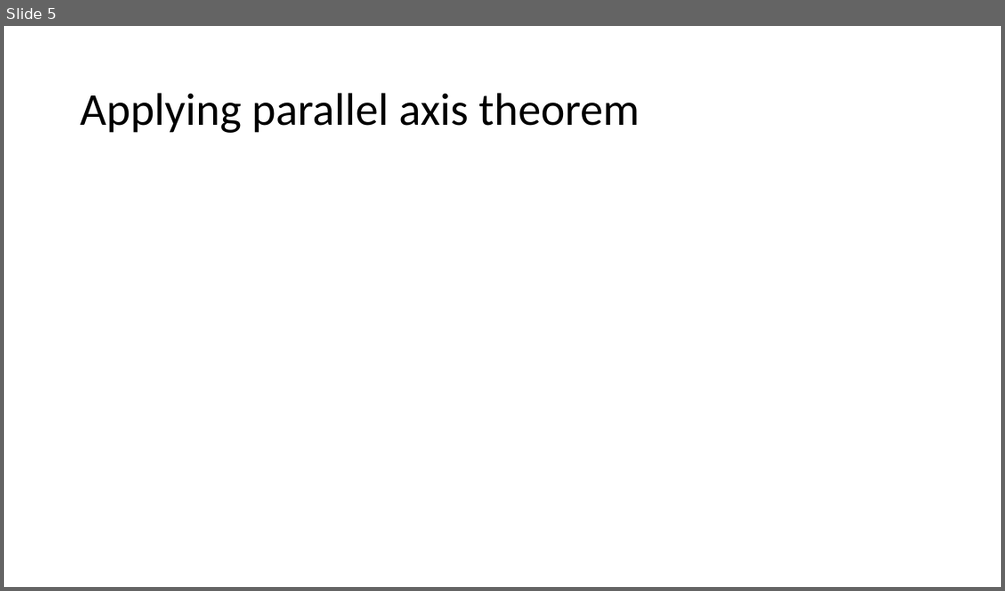
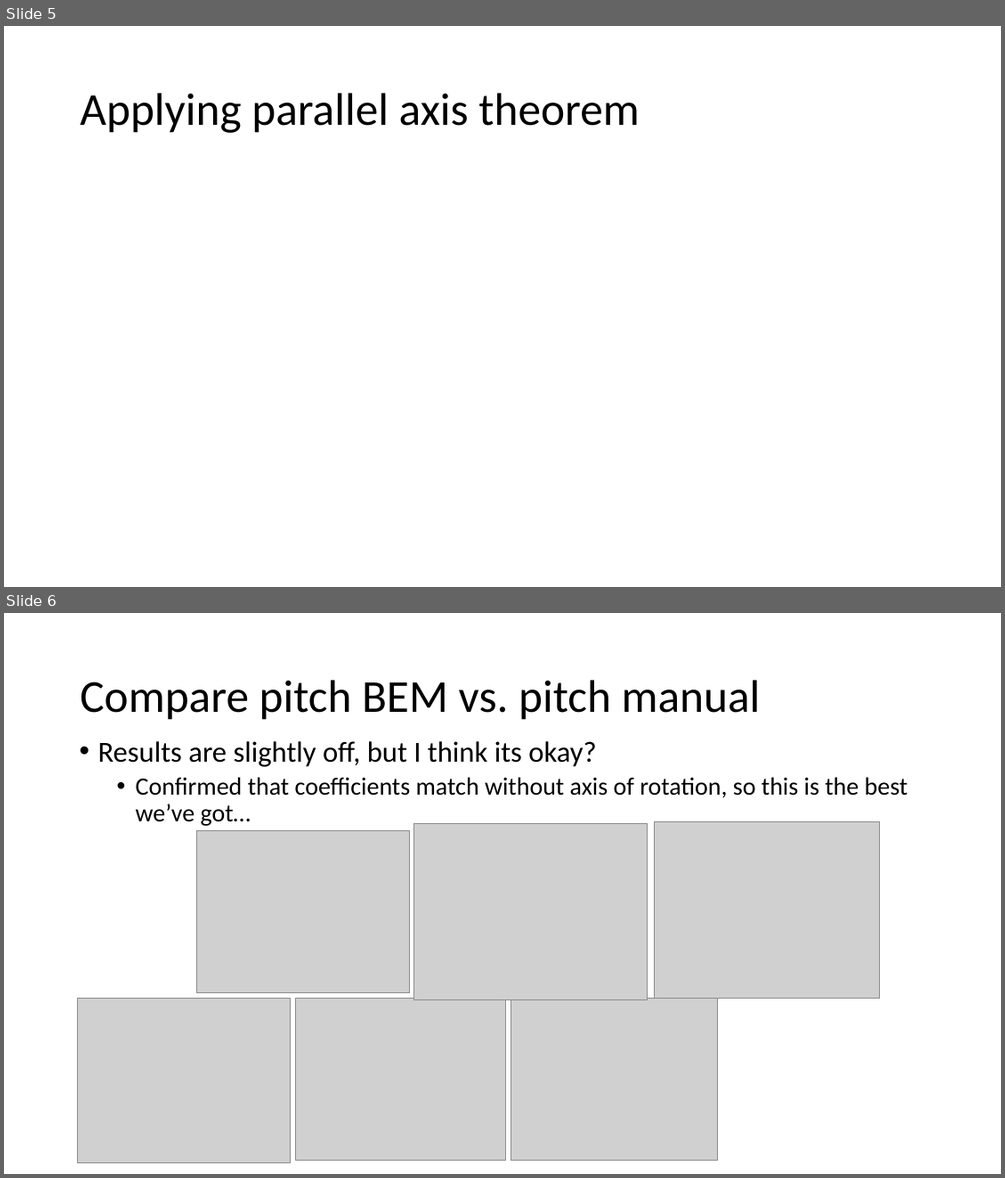
Before and after one commit to jtgrasb/WecOptTool, a slide deck: examples/attenuatorInWOT.pptx. Shown one above the other, each under a label of ours: slide 5 before the commit, slides 5 and 6 after it. The pictures are 1005x591 and 1005x1178 pixels, drawn with LibreOffice and Linux fonts; fonts in the diff are those of the drawing; grey boxes stand for pictures. Boxes give left, top, right and bottom in pixels: in the first picture for what was removed or moved away, otherwise in the second. Text is boxed around its words. In the diff, an @@ line names an element or a change of style, - is before the commit and + after.

```diff
--- a/examples/attenuatorInWOT.pptx
+++ b/examples/attenuatorInWOT.pptx
@@ slide 6 added at bbox=[4, 613, 1001, 1174], background #FFFFFF @@
@@ title added at bbox=[80, 680, 760, 720], 44 pt, text #000000 @@
+Compare pitch BEM vs. pitch manual
@@ text added at bbox=[98, 741, 908, 826], 24 pt, text #000000 @@
+• Results are slightly off, but I think its okay?
+  • Confirmed that coefficients match without axis of rotation, so this is the best we’ve got…
@@ picture added at bbox=[414, 824, 647, 1000] @@
@@ picture added at bbox=[654, 821, 880, 998] @@
@@ picture added at bbox=[196, 831, 409, 994] @@
@@ picture added at bbox=[77, 998, 291, 1163] @@
@@ picture added at bbox=[295, 998, 506, 1160] @@
@@ picture added at bbox=[511, 998, 718, 1160] @@
```
Also in this commit, not shown: 13 other slides added, 1 slide removed, 23 other files.
